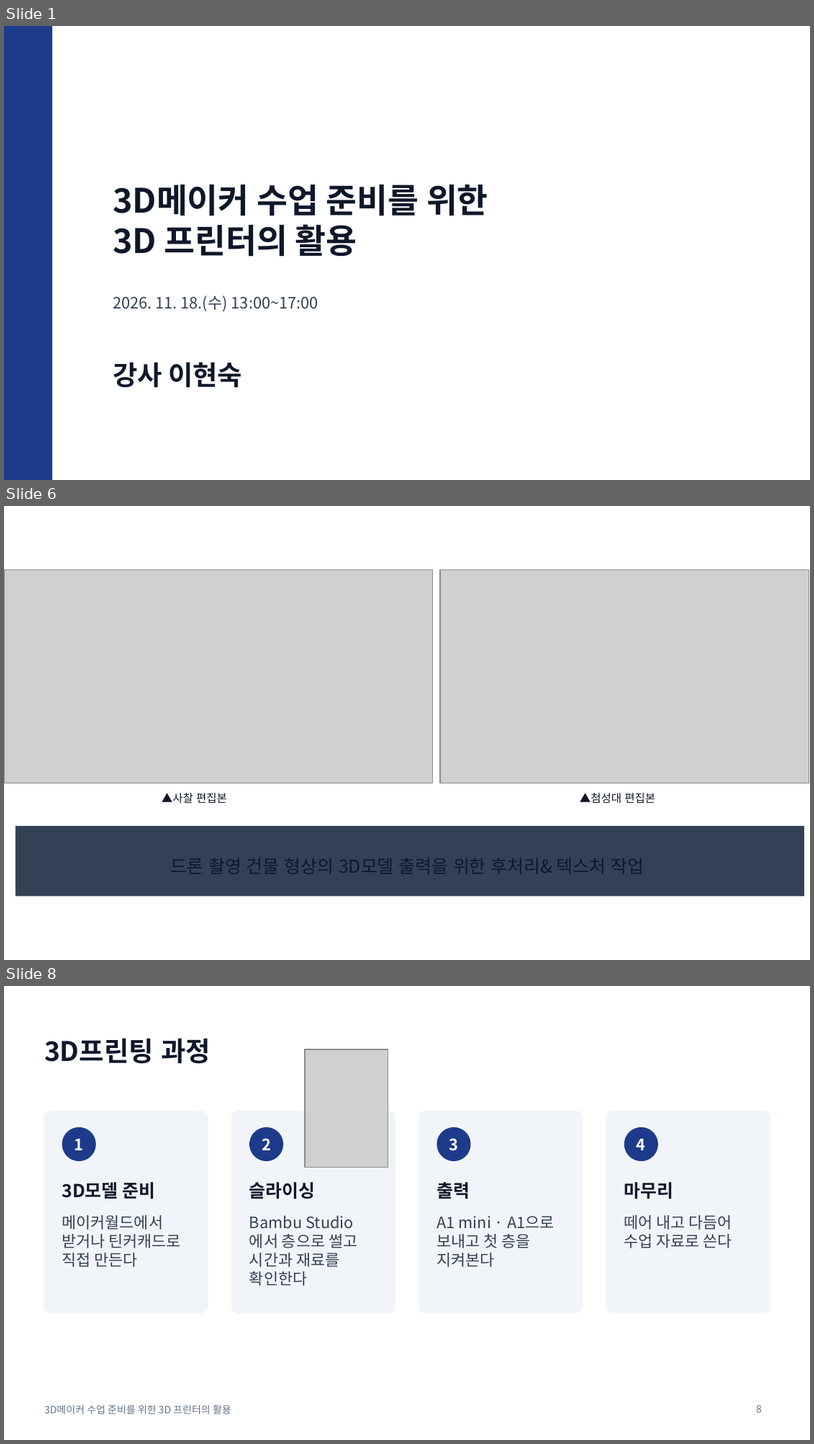
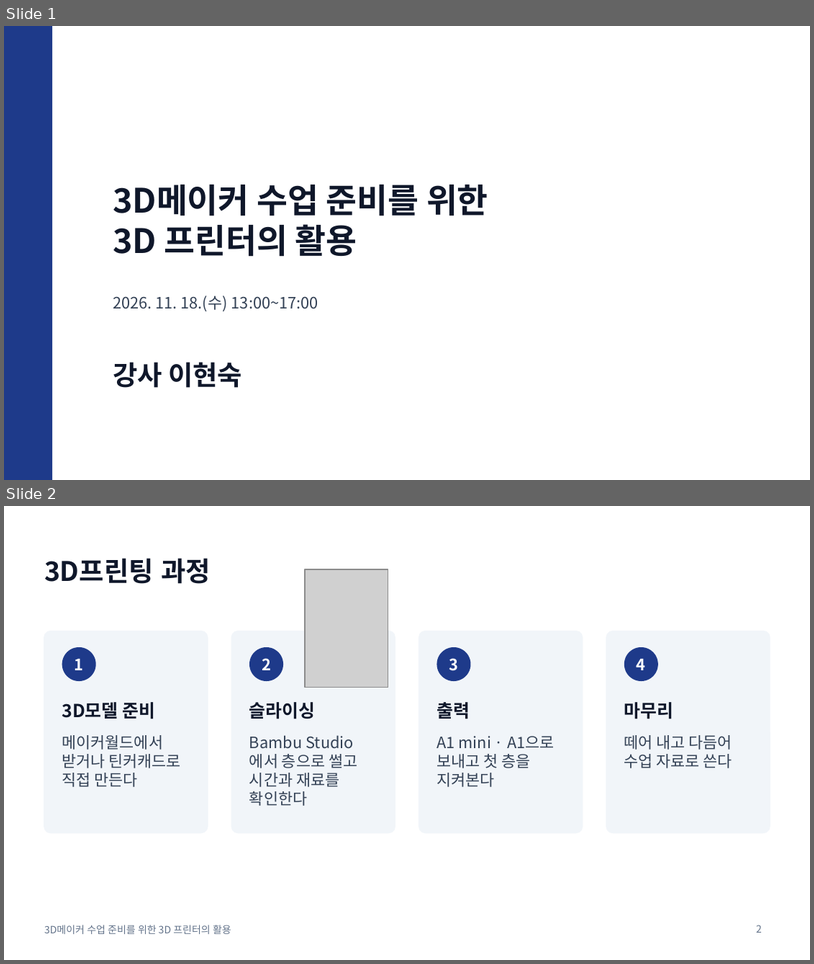
Before and after one commit to Suguri123/3D_swmirae20261118, a slide deck: dist/3D-printer-education.pptx. Shown one above the other, each under a label of ours: slides 1, 6 and 8 before the commit, slides 1 and 2 after it; the slides between them are not shown. The pictures are 814x1444 and 814x964 pixels, drawn with LibreOffice and Linux fonts; fonts in the diff are those of the drawing; grey boxes stand for pictures. Boxes give left, top, right and bottom in pixels: in the first picture for what was removed or moved away, otherwise in the second. Text is boxed around its words. In the diff, an @@ line names an element or a change of style, - is before the commit and + after.

```diff
--- a/dist/3D-printer-education.pptx
+++ b/dist/3D-printer-education.pptx
@@ slide 6 removed at (4,506,810,960), background #FFFFFF @@
@@ group removed at (4,569,810,896): 2 pictures, 2 texts, 1 rectangle @@
-▲사찰 편집본
-드론 촬영 건물 형상의 3D모델 출력을 위한 후처리& 텍스처 작업
-▲첨성대 편집본
@@ what was slide 8 is now slide 2 @@
@@ page number at (756,924,762,932): text changed @@
-8
+2
```
Also in this commit, not shown: 5 other slides removed, 18 other files.
